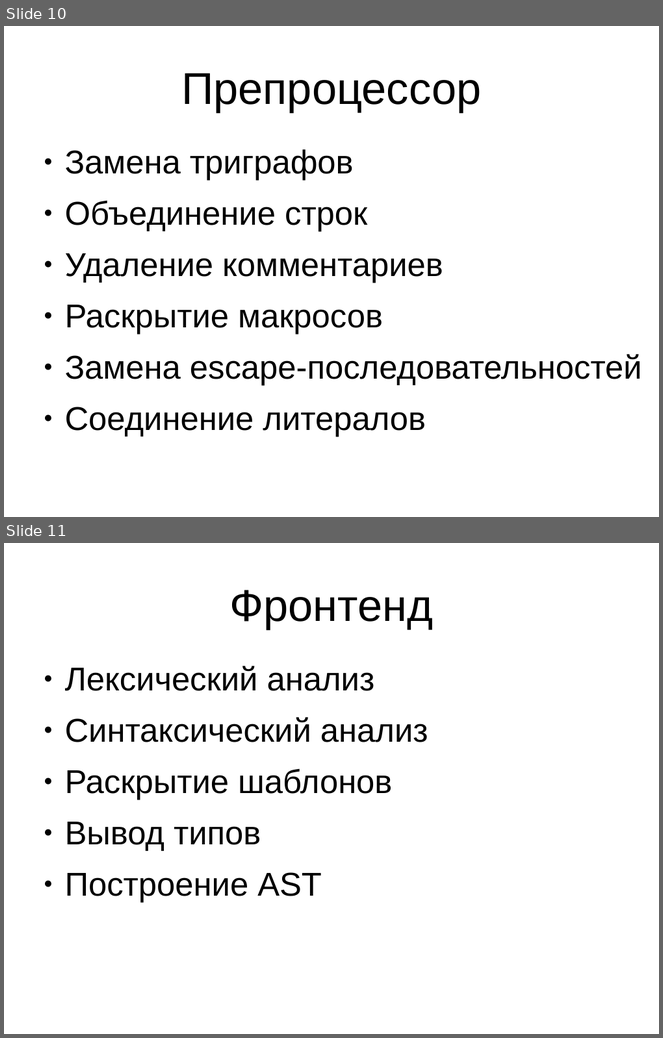
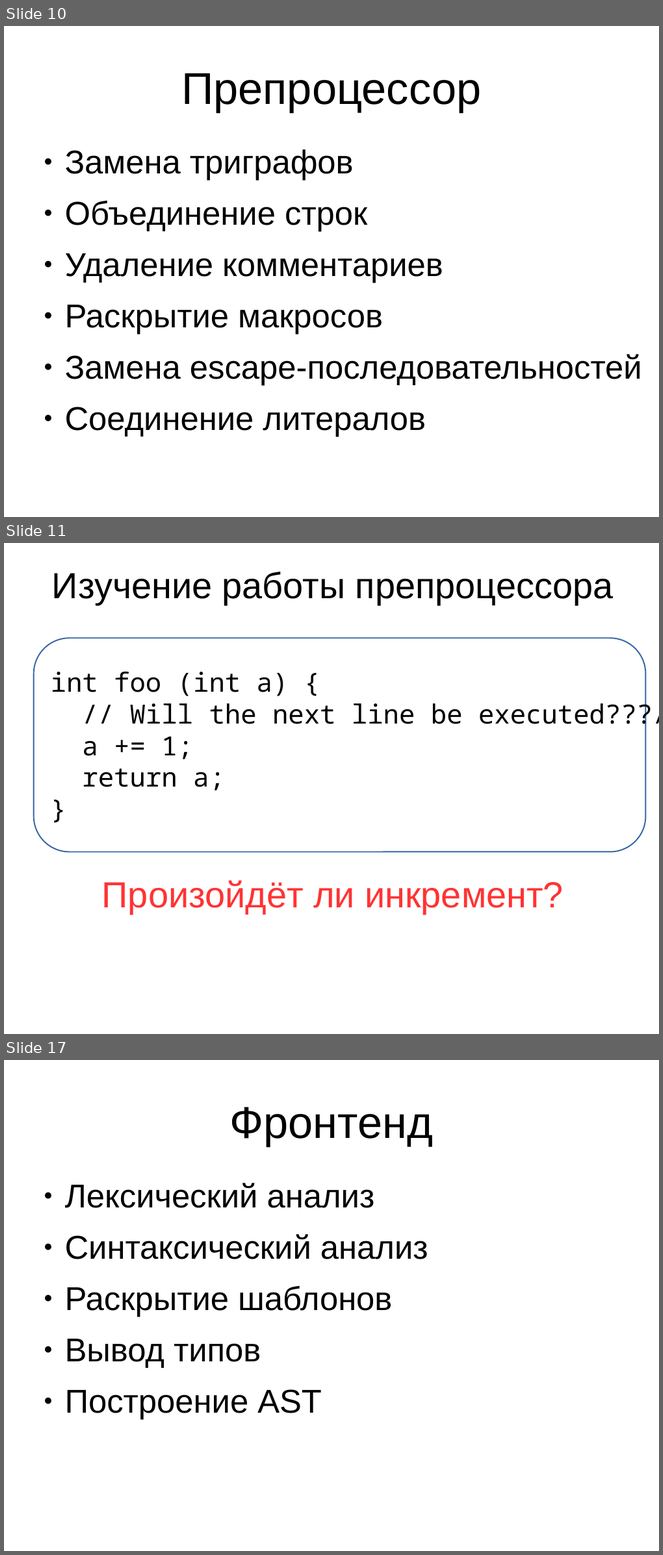
Before and after one commit to MIPT-ILab/cpp-lects-rus, a slide deck: other_lects/toolchain_lect/slides/toolchain_complete.odp. Shown one above the other, each under a label of ours: slides 10 and 11 before the commit, slides 10, 11 and 17 after it; the slides between them are not shown. The pictures are 663x1038 and 663x1555 pixels, drawn with LibreOffice and Linux fonts; fonts in the diff are those of the drawing. Boxes give left, top, right and bottom in pixels: in the first picture for what was removed or moved away, otherwise in the second. Text is boxed around its words. In the diff, an @@ line names an element or a change of style, - is before the commit and + after.

```diff
--- a/other_lects/toolchain_lect/slides/toolchain_complete.odp
+++ b/other_lects/toolchain_lect/slides/toolchain_complete.odp
@@ slide 11 added at [4,543,659,1034], background #FFFFFF @@
@@ title added at [52,572,614,605], 44 pt, text #000000 @@
+Изучение работы препроцессора
@@ rounded rectangle added at [34,638,646,852], fill #FFFFFF, outline #3465A4 1.5 pt, 32 pt, text #000000 @@
+int foo (int a) {
+// Will the next line be executed???/
+a += 1;
+return a;
+}
@@ title added at [102,880,564,914], 44 pt, text #FF3333 @@
+Произойдёт ли инкремент?
@@ what was slide 11 is now slide 17 @@
```
Also in this commit, not shown: 2 slides changed, 28 other slides added, 12 other files.
